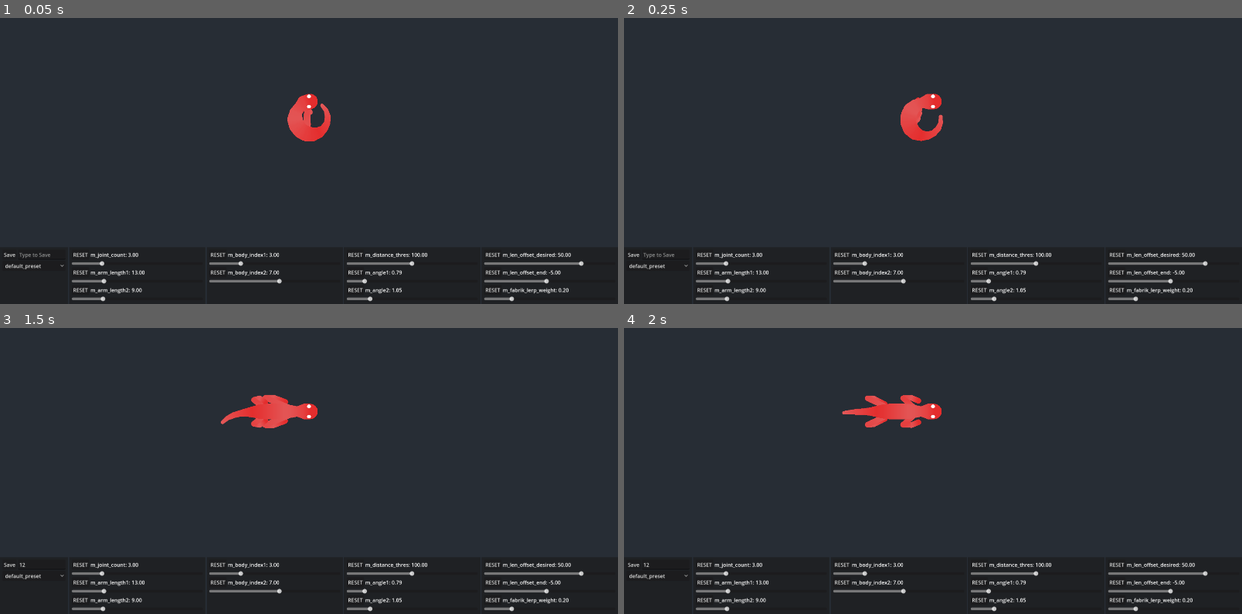
Above: before the commit, frames 1-4 (two rows, left to right).
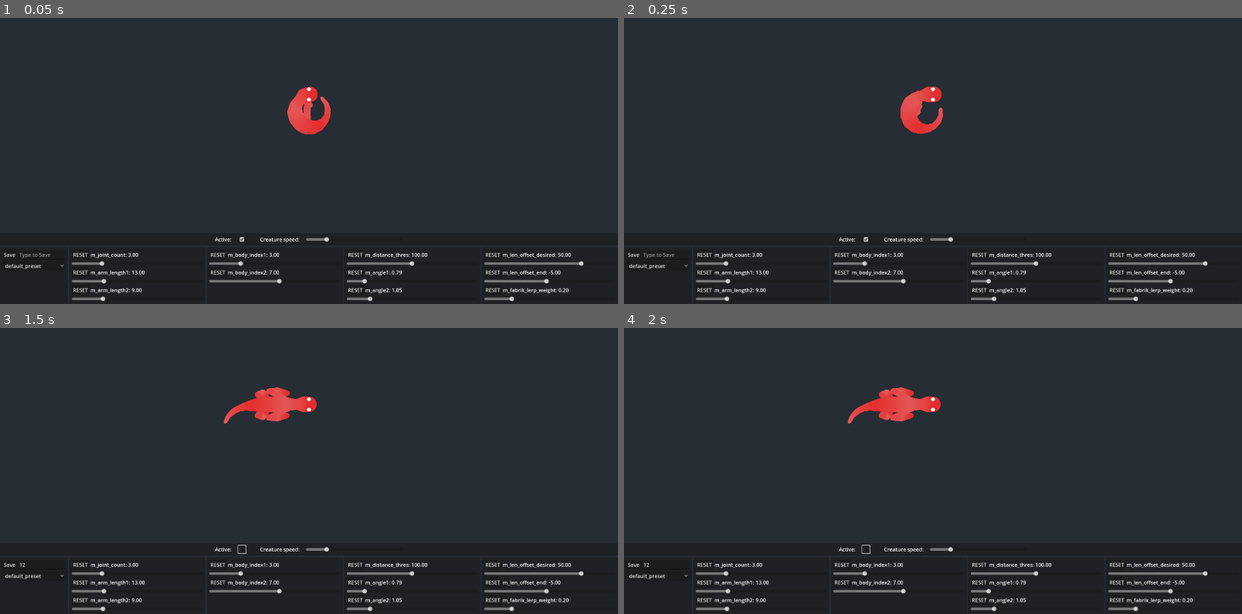
Above: after the commit, the same moments.

Repository: Dowsley/procedural-vivarium
Game: Godot game, scene res://src/game.tscn
Same seed, same stepped clock (60 frames per second), same inputs: the game is played once before the commit and once after it.
Inputs (mouse positions are in pixels of both pictures, inside the frame that each line leads up to):
- Up to frame 1 (0.05 s): no input
- Up to frame 2 (0.25 s): no input
- Up to frame 3 (1.5 s): click (43, 565) at 0.52 s; type "12" at 0.6 s; click (241, 548) at 1.27 s
- Up to frame 4 (2 s): no input

The runs differ from the first frame. In frame 1, 0.6% of the frame differs, in the area x 34-54%, y 23-79%; in frame 2, 0.7%; in frame 3, 0.9%; in frame 4, 1.0%, in the area x 34-54%, y 20-79%.

Commit message:
Velocity change

Diff:
--- a/project.godot
+++ b/project.godot
@@ -38,16 +38,6 @@
 "events": [Object(InputEventKey,"resource_local_to_scene":false,"resource_name":"","device":-1,"window_id":0,"alt_press …(191 unchanged characters)…
 ]
 }
-accel={
-"deadzone": 0.5,
-"events": [Object(InputEventKey,"resource_local_to_scene":false,"resource_name":"","device":-1,"window_id":0,"alt_pressed":false,"shift_pressed":false,"ctrl_pressed":false,"meta_pressed":false,"pressed":false,"keycode":0,"physical_keycode":4194325,"key_label":0,"unicode":0,"location":0,"echo":false,"script":null)
-]
-}
-deaccel={
-"deadzone": 0.5,
-"events": [Object(InputEventKey,"resource_local_to_scene":false,"resource_name":"","device":-1,"window_id":0,"alt_pressed":false,"shift_pressed":false,"ctrl_pressed":false,"meta_pressed":false,"pressed":false,"keycode":0,"physical_keycode":4194326,"key_label":0,"unicode":0,"location":0,"echo":false,"script":null)
-]
-}
 steer_left={
 "deadzone": 0.5,
 "events": [Object(InputEventKey,"resource_local_to_scene":false,"resource_name":"","device":-1,"window_id":0,"alt_press …(192 unchanged characters)…
--- a/src/creatures/creature.gd
+++ b/src/creatures/creature.gd
@@ -16,8 +16,9 @@
 @export_category("Behaviour and Appearance")
 @export var eye_size := 4
 @export var eye_color := Color.WHITE
-@export var move_speed := 100.0
-@export var accel_speed := 1.0
+@export var max_move_speed := 500.0
+
+var move_speed := 100.0
 
 var velocity: Vector2
 var direction := Vector2.RIGHT
@@ -25,9 +26,6 @@
 
 func update_velocity_keyboard(delta: float, head_pos: Vector2) -> void:
 	var steering_input: float = Input.get_action_strength("steer_right") - Input.get_action_strength("steer_left")
-	var accel_input: float = Input.get_action_strength("accel") - Input.get_action_strength("deaccel")
-	move_speed += accel_speed * accel_input
-
 	if steering_input != 0:
 		var rotation_angle: float = steering_input * deg_to_rad(90) * delta
 		direction = direction.rotated(rotation_angle).normalized()
--- a/src/creatures/lizard.gd
+++ b/src/creatures/lizard.gd
@@ -154,8 +154,8 @@
 	#var width_factor := spine.width_curve.sample(t)
 	#var width_at_i := spine.width * width_factor * ARM_DIST_TO_BODY_CORRECTION
 	#return spine.points[i].x + cos(spine.angles[i] + angle_offset) * (width_at_i + length_offset)
-#
-#
+
+
 #func get_pos_y(i: int, angle_offset: float, length_offset: float) -> float:
 	#var num_points := spine.points.size()
 	#var t := float(i) / float(num_points - 1)
--- a/src/game.gd
+++ b/src/game.gd
@@ -6,6 +6,8 @@
 @onready var preset_options := %PresetOptions
 @onready var save_button := %SaveButton
 @onready var save_line_edit := %SaveLineEdit
+@onready var active_check_box := %ActiveCheckBox
+@onready var speed_hslider := %SpeedHSlider
 
 var preset_names: Array[StringName] = []
 
@@ -15,6 +17,10 @@
 func _ready() -> void:
 	init_lizards()
 	load_all_preset_names()
+	active_check_box.button_pressed = lizard.active
+	speed_hslider.min_value = 0
+	speed_hslider.max_value = lizard.max_move_speed
+	speed_hslider.value = lizard.move_speed
 
 
 func _process(_delta: float) -> void:
@@ -77,3 +83,11 @@
 	lizard.preset = ResourceLoader.load(build_preset_path(preset_names[index]))
 	for node: ParamEditor in get_tree().get_nodes_in_group("param_editor"):
 		node.init(lizard)
+
+
+func _on_active_check_box_pressed() -> void:
+	lizard.active = active_check_box.button_pressed
+
+
+func _on_speed_h_slider_value_changed(value: float) -> void:
+	lizard.move_speed = value
--- a/src/game.tscn
+++ b/src/game.tscn
@@ -38,7 +38,7 @@
 [node name="SubViewport" type="SubViewport" parent="VBoxContainer/SubViewportContainer"]
 disable_3d = true
 handle_input_locally = false
-size = Vector2i(1920, 899)
+size = Vector2i(1920, 855)
 render_target_update_mode = 4
 
 [node name="Camera2D" type="Camera2D" parent="VBoxContainer/SubViewportContainer/SubViewport"]
@@ -53,6 +53,39 @@
 
 [node name="VBoxContainer" type="VBoxContainer" parent="VBoxContainer"]
 layout_mode = 2
+
+[node name="PanelContainer4" type="PanelContainer" parent="VBoxContainer/VBoxContainer"]
+layout_mode = 2
+theme_override_styles/panel = SubResource("StyleBoxFlat_67e8l")
+
+[node name="HBoxContainer2" type="HBoxContainer" parent="VBoxContainer/VBoxContainer/PanelContainer4"]
+layout_mode = 2
+size_flags_horizontal = 4
+theme_override_constants/separation = 20
+
+[node name="Label2" type="Label" parent="VBoxContainer/VBoxContainer/PanelContainer4/HBoxContainer2"]
+layout_mode = 2
+size_flags_horizontal = 4
+text = "Active:"
+
+[node name="ActiveCheckBox" type="CheckBox" parent="VBoxContainer/VBoxContainer/PanelContainer4/HBoxContainer2"]
+unique_name_in_owner = true
+layout_mode = 2
+
+[node name="VSeparator" type="VSeparator" parent="VBoxContainer/VBoxContainer/PanelContainer4/HBoxContainer2"]
+layout_mode = 2
+
+[node name="Label" type="Label" parent="VBoxContainer/VBoxContainer/PanelContainer4/HBoxContainer2"]
+layout_mode = 2
+size_flags_horizontal = 4
+text = "Creature speed:"
+
+[node name="SpeedHSlider" type="HSlider" parent="VBoxContainer/VBoxContainer/PanelContainer4/HBoxContainer2"]
+unique_name_in_owner = true
+custom_minimum_size = Vector2(300, 0)
+layout_mode = 2
+size_flags_horizontal = 3
+size_flags_vertical = 4
 
 [node name="HBoxContainer" type="HBoxContainer" parent="VBoxContainer/VBoxContainer"]
 layout_mode = 2
@@ -187,5 +220,7 @@
 max = 1.0
 step = 0.001
 
+[connection signal="pressed" from="VBoxContainer/VBoxContainer/PanelContainer4/HBoxContainer2/ActiveCheckBox" to="." method="_on_active_check_box_pressed"]
+[connection signal="value_changed" from="VBoxContainer/VBoxContainer/PanelContainer4/HBoxContainer2/SpeedHSlider" to="." method="_on_speed_h_slider_value_changed"]
 [connection signal="button_up" from="VBoxContainer/VBoxContainer/HBoxContainer/PresetPanelContainer/VBoxContainer/HBoxContainer/SaveButton" to="." method="_on_save_button_button_up"]
 [connection signal="item_selected" from="VBoxContainer/VBoxContainer/HBoxContainer/PresetPanelContainer/VBoxContainer/PresetOptions" to="." method="_on_preset_options_item_selected"]
